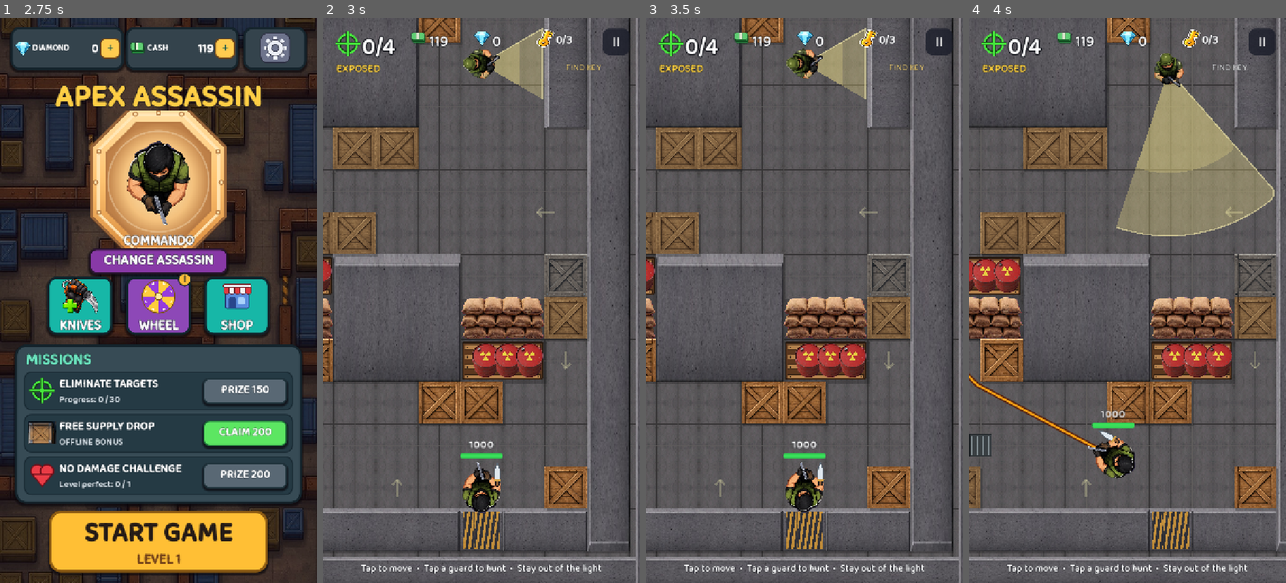
Above: before the commit, frames 1-4 (left to right).
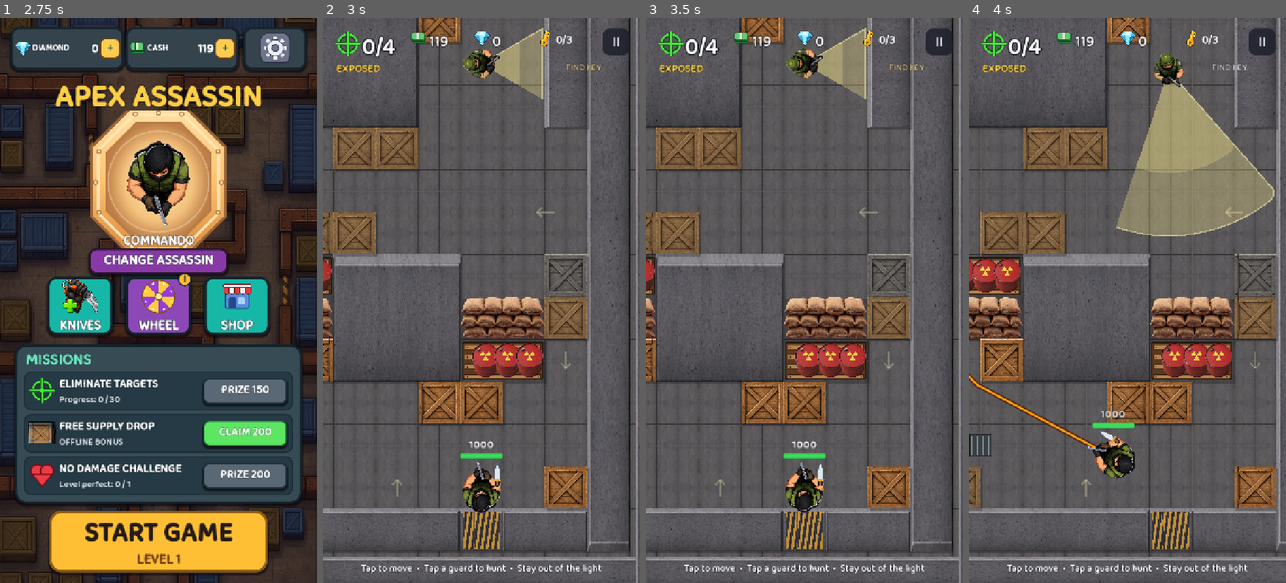
Above: after the commit, the same moments.

Repository: Aryanshahx/apexassassin
Game: Godot game, scene res://scenes/splash/splash.tscn
The game is run twice, just before and just after one commit, with the same random seed, the same clock (stepped at 60 frames per second) and the same inputs. Sound files missing from this copy of the repository are replaced by a short silence.
Inputs (mouse positions are in pixels of both pictures, inside the frame that each line leads up to):
- Up to frame 1 (2.75 s): move the mouse to (228, 272) at 0.52 s; click (228, 272) at 0.67 s; drag from (95, 328) to (142, 413) at 1.27 s; tap Enter at 2 s; move the mouse to (190, 176) at 2.02 s; click (190, 176) at 2.17 s
- Up to frame 2 (3 s): click "START GAME" at 2.75 s
- Up to frame 3 (3.5 s): no input
- Up to frame 4 (4 s): click "FIND KEY" at 3.5 s

Frame 1 is identical in both runs. In frame 2, less than 0.1% of the frame differs, in the area x 67-74%, y 2-6%; in frame 3, less than 0.1%; in frame 4, less than 0.1%.

Commit message:
Apex Assassin v0.7.2: key sound and artwork repair

Diff:
--- a/scripts/game/level.gd
+++ b/scripts/game/level.gd
@@ -755,6 +755,7 @@
 	key_icon.name = "KeyIcon"
 	key_icon.texture = KEY_TEX
 	key_icon.expand_mode = TextureRect.EXPAND_IGNORE_SIZE
+	key_icon.stretch_mode = TextureRect.STRETCH_KEEP_ASPECT_CENTERED
 	key_icon.size = Vector2(40, 40)
 	key_icon.mouse_filter = Control.MOUSE_FILTER_IGNORE
 	hud.add_child(key_icon)
@@ -2136,7 +2137,10 @@
 			draw_circle(splat.pos + drop.offset, float(drop.radius), Color(0.52, 0.035, 0.045, 0.82))
 	if key_on_floor:
 		var bob := sin(elapsed * 4.0) * 3.0
-		draw_texture_rect(KEY_TEX, Rect2(key_position + Vector2(-24, -24 + bob), Vector2(48, 48)), false)
+		# Keep the new portrait-shaped icon from stretching in world space.
+		var key_height := 48.0
+		var key_width := key_height * float(KEY_TEX.get_width()) / float(KEY_TEX.get_height())
+		draw_texture_rect(KEY_TEX, Rect2(key_position + Vector2(-key_width / 2.0, -key_height / 2.0 + bob), Vector2(key_width, key_height)), false)
 	# Highlight only the player's actual remaining path, below cover and actors.
 	_draw_route()
 	# Only cast cones that can actually reach the current viewport.
Binary file changed: assets/ui/v72/key.png
Not shown, added: assets/audio/pickkey.mp3
Not shown, added: assets/audio/unlockkey.mp3
Not shown, changed: tools/publish_github.sh
